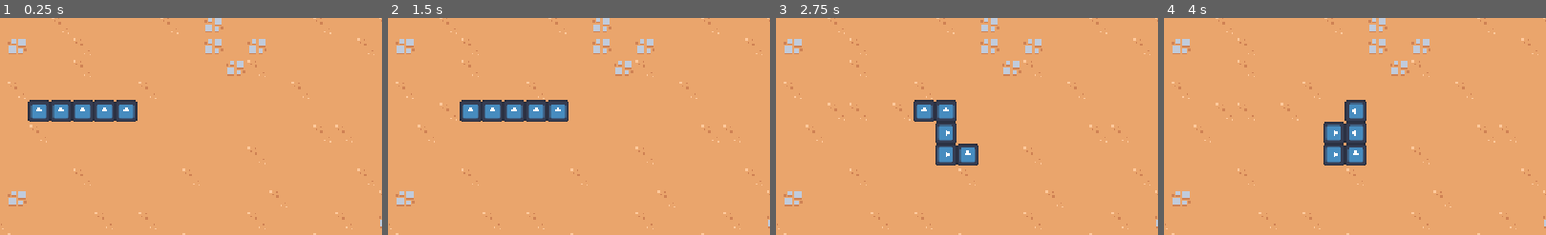
Above: before the commit, frames 1-4 (left to right).
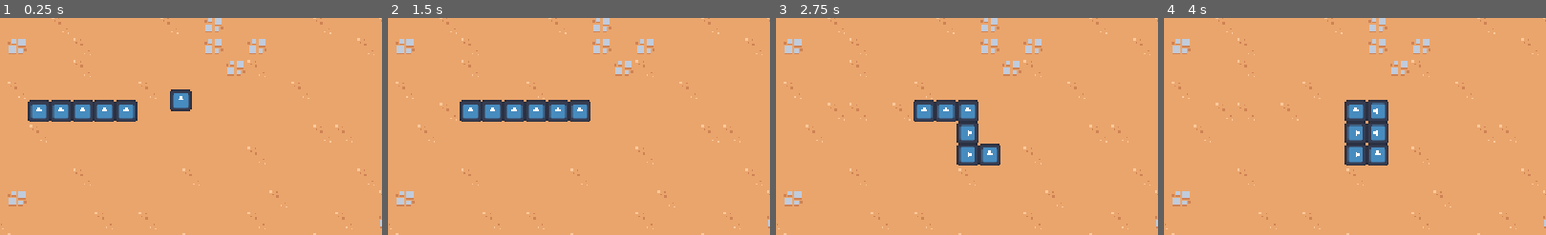
Above: after the commit, the same moments.

Repository: KaiRJ/snake
Game: Godot game, scene res://scenes/main/main.tscn
Same seed, same stepped clock (60 frames per second), same inputs: the game is played once before the commit and once after it. The engine's default icon, where the game draws it, is replaced by a stand-in: a white triangle on a blue panel in a dark square.
Inputs:
- Up to frame 1 (0.25 s): no input
- Up to frame 2 (1.5 s): tap Enter at 0.5 s; hold Right (ui_right) 0.53-1.28 s; hold Down (ui_down) from 1.28 s (still down)
- Up to frame 3 (2.75 s): tap Space at 2 s; release Down (ui_down) at 2.03 s; hold Right (ui_right) from 2.03 s (still down)
- Up to frame 4 (4 s): release Right (ui_right) at 2.78 s; hold Up (ui_up) 2.78-3.53 s; tap Enter at 3.5 s; hold Left (ui_left) from 3.53 s (still down)
The pictures show only the part of the screen within x 48-98%, y 31-81%; the shares and areas given below are measured in that part.

The runs differ from the first frame. In frame 1, 0.6% of the frame differs, in the area x 44-51%, y 32-43%; in frame 2, 0.6%; in frame 3, 2.9%; in frame 4, 3.0%, in the area x 41-59%, y 37-68%.

Commit message:
add items that can be picked up

Diff:
--- a/project.godot
+++ b/project.godot
@@ -26,3 +26,7 @@
 window/size/window_width_override=1080
 window/size/window_height_override=720
 window/stretch/mode="viewport"
+
+[layer_names]
+
+2d_physics/layer_1="Snake"
--- a/scenes/item_manager/item_manager.gd
+++ b/scenes/item_manager/item_manager.gd
@@ -3,14 +3,12 @@
 ##
 ## TODO detailed description
 
-## Array to hold all the different item types
-@export var items: Array[PackedScene]
 
 ## The TileMapLayer the snake is moving in
 @export var tile_map_layer: TileMapLayer
 
-## The snake manager to add items around
-@export var snake_manager: SnakeManager
+## The base item type
+@export var item: PackedScene
 
 ## The minimum sqawn time for an item
 @export var min_spawn_time := 5
@@ -32,36 +30,40 @@
 	var tm_tile_size := tile_map_layer.tile_set.tile_size
 	var offset = tm_tile_size/2
 
-
-	# Get the coordinates of ALL the squares
-	for x in range(tm_size.x - tm_origin.x):
-		for y in range(tm_size.y - tm_origin.y):
-			var coord: Vector2i = (Vector2i(x,y) * tm_tile_size) + offset
+	# Get the coordinates of ALL the squares (-2 for border)
+	for x in range(tm_size.x - tm_origin.x - 2):
+		for y in range(tm_size.y - tm_origin.y - 2):
+			var coord: Vector2i = (Vector2i(x+1,y+1) * tm_tile_size) + offset
 			_all_coordinates.append(coord)
 
+	# Connect and start the spawn timer
 	$SpawnTimer.timeout.connect(_on_spawn_timer_timeout)
 	$SpawnTimer.start(randf_range(min_spawn_time, max_spawn_time))
 
 
 ## Create an array of all the free coordinates available to spawn an item in
-func get_free_coordinates():
-	var snake_body_coords := snake_manager.get_snake_body_coordinates()
-	var free_coords = _all_coordinates.filter(
-		func(c):
-			return not snake_body_coords.has(c)
-			)
+func get_free_coordinates() -> Array[Vector2i]:
+	var free_coords := _all_coordinates.duplicate()
+
+	# Remove squares with snake bodies in them
+	for body in get_tree().get_nodes_in_group("snake"):
+		free_coords.erase(Vector2i(body.global_position))
+
+	# Remove squares with items in them
+	for body in get_tree().get_nodes_in_group("item"):
+		free_coords.erase(Vector2i(body.global_position))
 
 	return free_coords
 
 
 ## Spawn a random item in a specific location
-func spawn_random_item(spawn_coords: Vector2i) -> void:
+func spawn_item(spawn_coords: Vector2i) -> void:
 	print("Spawning item")
-	print(spawn_coords)
+	var new_item = item.instantiate() as Item
+	new_item.global_position = spawn_coords
+	add_child(new_item)
 
 
-
-func _on_spawn_timer_timeout():
-	var free_squares: Array[Vector2i] = get_free_coordinates()
-	spawn_random_item(free_squares.pick_random())
+func _on_spawn_timer_timeout() -> void:
+	spawn_item(get_free_coordinates().pick_random())
 	$SpawnTimer.start(randf_range(min_spawn_time, max_spawn_time))
--- a/scenes/item_manager/item_manager.tscn
+++ b/scenes/item_manager/item_manager.tscn
@@ -4,5 +4,7 @@
 
 [node name="ItemManager" type="Node"]
 script = ExtResource("1_52qs8")
+min_spawn_time = 10
+max_spawn_time = 20
 
 [node name="SpawnTimer" type="Timer" parent="."]
--- /dev/null
+++ b/scenes/items/grow.gd
@@ -0,0 +1,2 @@
+class_name Grow
+extends Item
--- /dev/null
+++ b/scenes/items/item/item.gd
@@ -0,0 +1,21 @@
+class_name Item
+extends Node
+
+
+func _ready() -> void:
+	pass
+
+
+func apply_item(snake_manager: SnakeManager) -> void:
+	print("applying item")
+	snake_manager.add_new_head_infront_of_head()
+
+
+func _on_area_entered(area: Area2D) -> void:
+	if area.get_parent() is SnakeBody:
+		apply_item(area.get_parent().get_parent().get_parent() as SnakeManager)
+		queue_free()
+
+
+func _on_life_time_timer_timeout() -> void:
+	queue_free()
--- /dev/null
+++ b/scenes/items/item/item.tscn
@@ -0,0 +1,28 @@
+[gd_scene load_steps=4 format=3 uid="uid://dp4lgygdp1f51"]
+
+[ext_resource type="Script" uid="uid://dcyrku5i7phv6" path="res://scenes/items/item/item.gd" id="1_k5fmm"]
+[ext_resource type="Texture2D" uid="uid://bhc52hwe02yvd" path="res://scenes/snake_manager/icon.svg" id="2_6apef"]
+
+[sub_resource type="RectangleShape2D" id="RectangleShape2D_ouqkq"]
+size = Vector2(14, 14)
+
+[node name="Item" type="Node2D" groups=["item"]]
+script = ExtResource("1_k5fmm")
+
+[node name="Sprite2D" type="Sprite2D" parent="."]
+scale = Vector2(0.125, 0.125)
+texture = ExtResource("2_6apef")
+
+[node name="Area2D" type="Area2D" parent="."]
+collision_layer = 0
+
+[node name="CollisionShape2D" type="CollisionShape2D" parent="Area2D"]
+shape = SubResource("RectangleShape2D_ouqkq")
+
+[node name="LifeTimeTimer" type="Timer" parent="."]
+wait_time = 15.0
+one_shot = true
+autostart = true
+
+[connection signal="area_entered" from="Area2D" to="." method="_on_area_entered"]
+[connection signal="timeout" from="LifeTimeTimer" to="." method="_on_life_time_timer_timeout"]
--- a/scenes/main/main.tscn
+++ b/scenes/main/main.tscn
@@ -1,17 +1,10 @@
-[gd_scene load_steps=7 format=4 uid="uid://dk6ca2tumgk3g"]
+[gd_scene load_steps=6 format=4 uid="uid://dk6ca2tumgk3g"]
 
 [ext_resource type="TileSet" uid="uid://byqmihc3uylv6" path="res://resources/tileset.tres" id="1_iuonh"]
+[ext_resource type="PackedScene" uid="uid://37v6ted0rt2t" path="res://scenes/map_bounds/map_bounds.tscn" id="2_6q06x"]
 [ext_resource type="PackedScene" uid="uid://bw4kbwucl4nci" path="res://scenes/item_manager/item_manager.tscn" id="2_k2fmo"]
 [ext_resource type="PackedScene" uid="uid://ckuxxn8xk07ap" path="res://scenes/snake_manager/snake_manager.tscn" id="3_k2fmo"]
-
-[sub_resource type="RectangleShape2D" id="RectangleShape2D_k2fmo"]
-size = Vector2(560, 16)
-
-[sub_resource type="RectangleShape2D" id="RectangleShape2D_l3cfh"]
-size = Vector2(16, 321)
-
-[sub_resource type="RectangleShape2D" id="RectangleShape2D_6q06x"]
-size = Vector2(16, 320)
+[ext_resource type="PackedScene" uid="uid://dp4lgygdp1f51" path="res://scenes/items/item/item.tscn" id="3_l3cfh"]
 
 [node name="Main" type="Node"]
 
@@ -19,46 +12,17 @@
 tile_map_data = PackedByteArray("AAAAAAAAAAABAAQAAAABAAAAAAAAAAQAAAACAAAAAAAAAAQAAAADAAAAAAAAAAQAAAAEAAAAAAAAAAQAAAAFAA …(11120 unchanged characters)…
 tile_set = ExtResource("1_iuonh")
 
-[node name="MapBounds" type="Node" parent="."]
+[node name="MapBounds" parent="." instance=ExtResource("2_6q06x")]
 
-[node name="Top" type="Area2D" parent="MapBounds" groups=["MapBounds"]]
-collision_layer = 2
-collision_mask = 0
-
-[node name="CollisionShape2D" type="CollisionShape2D" parent="MapBounds/Top"]
-position = Vector2(280, 8)
-shape = SubResource("RectangleShape2D_k2fmo")
-
-[node name="Right" type="Area2D" parent="MapBounds" groups=["MapBounds"]]
-collision_layer = 2
-collision_mask = 0
-
-[node name="CollisionShape2D" type="CollisionShape2D" parent="MapBounds/Right"]
-position = Vector2(8, 160)
-shape = SubResource("RectangleShape2D_l3cfh")
-
-[node name="Left" type="Area2D" parent="MapBounds" groups=["MapBounds"]]
-collision_layer = 2
-collision_mask = 0
-
-[node name="CollisionShape2D" type="CollisionShape2D" parent="MapBounds/Left"]
-position = Vector2(552, 160)
-shape = SubResource("RectangleShape2D_6q06x")
-
-[node name="Bottom" type="Area2D" parent="MapBounds" groups=["MapBounds"]]
-collision_layer = 2
-collision_mask = 0
-
-[node name="CollisionShape2D" type="CollisionShape2D" parent="MapBounds/Bottom"]
-position = Vector2(280, 312)
-shape = SubResource("RectangleShape2D_k2fmo")
-
-[node name="ItemManager" parent="." node_paths=PackedStringArray("tile_map_layer", "snake_manager") instance=ExtResource("2_k2fmo")]
+[node name="ItemManager" parent="." node_paths=PackedStringArray("tile_map_layer") instance=ExtResource("2_k2fmo")]
 tile_map_layer = NodePath("../TileMapLayer")
-snake_manager = NodePath("../SnakeManager")
-min_spawn_time = 1
-max_spawn_time = 3
+item = ExtResource("3_l3cfh")
+min_spawn_time = 3
+max_spawn_time = 5
 
 [node name="SnakeManager" parent="." node_paths=PackedStringArray("tile_map_layer") instance=ExtResource("3_k2fmo")]
 tile_map_layer = NodePath("../TileMapLayer")
 init_size = 5
+
+[node name="Item" parent="." instance=ExtResource("3_l3cfh")]
+position = Vector2(400, 160)
--- /dev/null
+++ b/scenes/map_bounds/map_bounds.gd
@@ -0,0 +1,7 @@
+extends Node
+
+
+func _on_area_entered(area: Area2D) -> void:
+	print("area entered")
+	if area.get_parent() is SnakeBody:
+		GameEvents.game_over()
--- /dev/null
+++ b/scenes/map_bounds/map_bounds.tscn
@@ -0,0 +1,48 @@
+[gd_scene load_steps=5 format=3 uid="uid://37v6ted0rt2t"]
+
+[ext_resource type="Script" uid="uid://btqu2dd6messu" path="res://scenes/map_bounds/map_bounds.gd" id="1_8fptn"]
+
+[sub_resource type="RectangleShape2D" id="RectangleShape2D_k2fmo"]
+size = Vector2(560, 16)
+
+[sub_resource type="RectangleShape2D" id="RectangleShape2D_l3cfh"]
+size = Vector2(16, 321)
+
+[sub_resource type="RectangleShape2D" id="RectangleShape2D_6q06x"]
+size = Vector2(16, 320)
+
+[node name="MapBounds" type="Node"]
+script = ExtResource("1_8fptn")
+
+[node name="Top" type="Area2D" parent="."]
+collision_layer = 0
+
+[node name="CollisionShape2D" type="CollisionShape2D" parent="Top"]
+position = Vector2(280, 8)
+shape = SubResource("RectangleShape2D_k2fmo")
+
+[node name="Right" type="Area2D" parent="."]
+collision_layer = 0
+
+[node name="CollisionShape2D" type="CollisionShape2D" parent="Right"]
+position = Vector2(8, 160)
+shape = SubResource("RectangleShape2D_l3cfh")
+
+[node name="Left" type="Area2D" parent="."]
+collision_layer = 0
+
+[node name="CollisionShape2D" type="CollisionShape2D" parent="Left"]
+position = Vector2(552, 160)
+shape = SubResource("RectangleShape2D_6q06x")
+
+[node name="Bottom" type="Area2D" parent="."]
+collision_layer = 0
+
+[node name="CollisionShape2D" type="CollisionShape2D" parent="Bottom"]
+position = Vector2(280, 312)
+shape = SubResource("RectangleShape2D_k2fmo")
+
+[connection signal="area_entered" from="Top" to="." method="_on_area_entered"]
+[connection signal="area_entered" from="Right" to="." method="_on_area_entered"]
+[connection signal="area_entered" from="Left" to="." method="_on_area_entered"]
+[connection signal="area_entered" from="Bottom" to="." method="_on_area_entered"]
--- a/scenes/snake_body/snake_body.gd
+++ b/scenes/snake_body/snake_body.gd
@@ -26,8 +26,5 @@
 
 
 func _on_area_entered(area: Area2D):
-	# Only care if its the head of the snake
-	if area.get_parent() is SnakeManager:
+	if area.get_parent() is SnakeBody:
 		GameEvents.game_over()
-	elif area.is_in_group("MapBounds"):
-		GameEvents.game_over()
--- a/scenes/snake_body/snake_body.tscn
+++ b/scenes/snake_body/snake_body.tscn
@@ -6,7 +6,7 @@
 [sub_resource type="RectangleShape2D" id="RectangleShape2D_lybl8"]
 size = Vector2(8, 8)
 
-[node name="SnakeBody" type="Node2D"]
+[node name="SnakeBody" type="Node2D" groups=["snake"]]
 script = ExtResource("1_lybl8")
 
 [node name="Body" type="Sprite2D" parent="."]
@@ -14,7 +14,6 @@
 texture = ExtResource("1_2arxw")
 
 [node name="Area2D" type="Area2D" parent="."]
-collision_mask = 3
 
 [node name="CollisionShape2D" type="CollisionShape2D" parent="Area2D"]
 shape = SubResource("RectangleShape2D_lybl8")
--- a/scenes/snake_manager/snake_manager.gd
+++ b/scenes/snake_manager/snake_manager.gd
@@ -126,14 +126,6 @@
 	snake_body_parts.push_front(new_head)
 
 
-## Returns the coordinates of all the snake body parts
-func get_snake_body_coordinates() -> Array[Vector2i]:
-	var snake_coords: Array[Vector2i]
-	for body in snake_body_parts:
-		snake_coords.append(body.global_position as Vector2i)
-	return snake_coords
-
-
 ## Update the players position on timer timeout
 func _on_movement_timer_timeout() -> void:
 	update_rotation_and_direciton()
Not shown, added: scenes/items/grow.gd.uid
Not shown, added: scenes/items/item/item.gd.uid
Not shown, added: scenes/map_bounds/map_bounds.gd.uid
